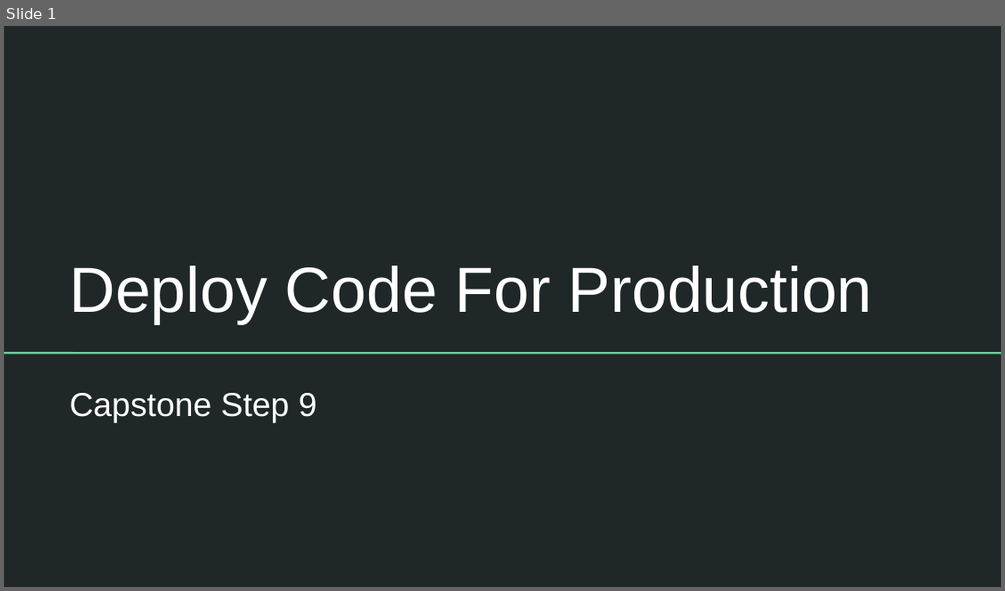
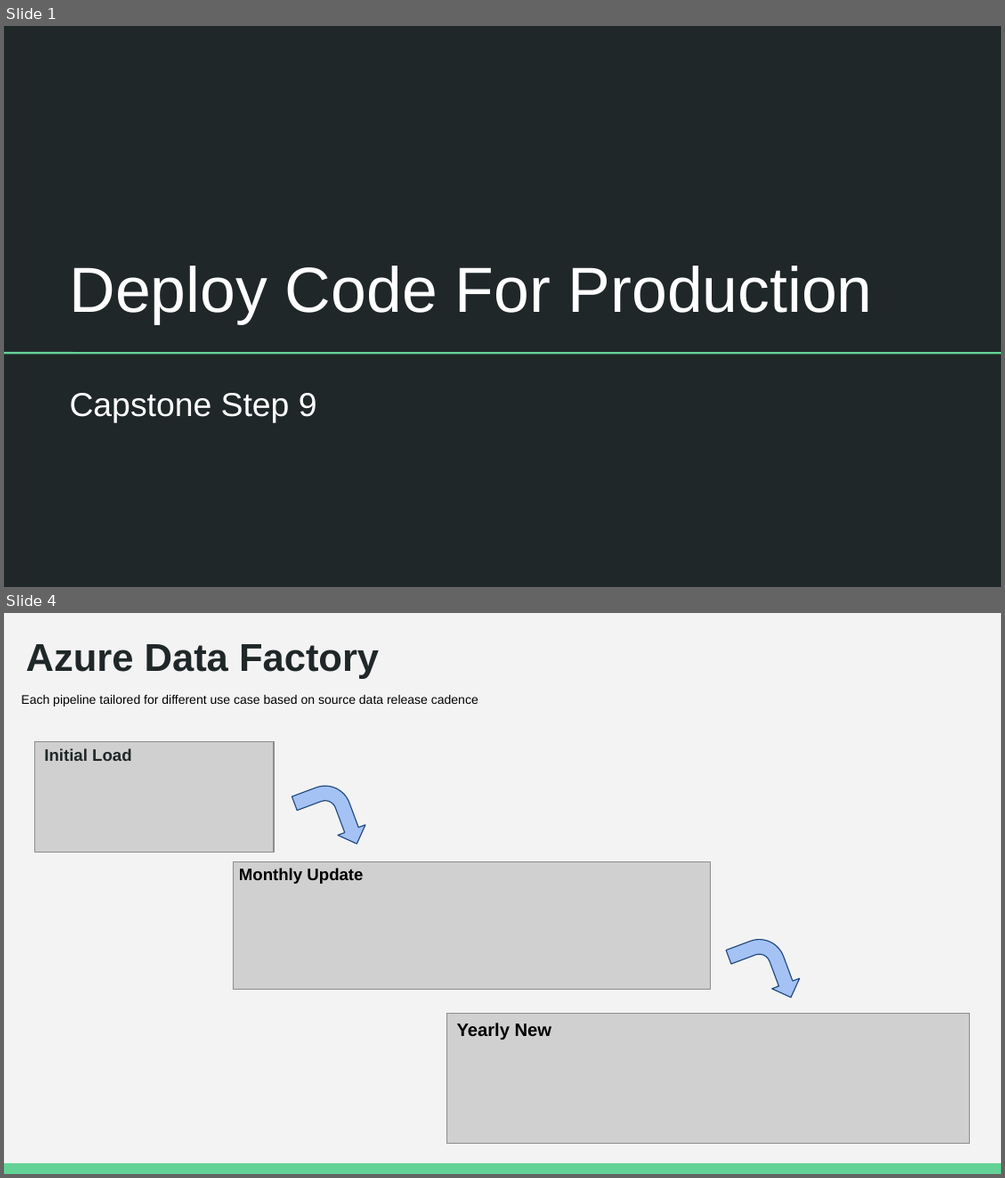
Before and after one commit to conner-mcnicholas/SevereWeatherDB, a slide deck: Step9/docs/DeployProduction.odp. Shown one above the other, each under a label of ours: slide 1 before the commit, slides 1 and 4 after it; the slides between them are not shown. The pictures are 1005x591 and 1005x1178 pixels, drawn with LibreOffice and Linux fonts; fonts in the diff are those of the drawing; grey boxes stand for pictures. Boxes give left, top, right and bottom in pixels: in the first picture for what was removed or moved away, otherwise in the second. Text is boxed around its words. In the diff, an @@ line names an element or a change of style, - is before the commit and + after.

```diff
--- a/Step9/docs/DeployProduction.odp
+++ b/Step9/docs/DeployProduction.odp
@@ slide 4 added at [4,613,1001,1174], background #F3F3F3 @@
@@ text added at [26,644,379,679], 28 pt, text #202729, bold @@
+Azure Data Factory
@@ text added at [21,695,478,706], 9 pt, text #000000 @@
+Each pipeline tailored for different use case based on source data release cadence
@@ picture added at [35,741,275,852] @@
@@ text added at [44,748,131,761], 12 pt, text #202729, bold @@
+Initial Load
@@ bent arrow added at [292,776,371,860], fill #A4C2F4, outline #1F497D 0.74 pt @@
@@ picture added at [234,862,711,989] @@
@@ text added at [239,868,363,884], 12 pt, text #000000, bold @@
+Monthly Update
@@ bent arrow added at [726,930,804,1013], fill #A4C2F4, outline #1F497D 0.74 pt @@
@@ picture added at [446,1013,969,1143] @@
@@ text added at [457,1022,552,1039], 13 pt, text #000000, bold @@
+Yearly New
@@ rectangle added at [4,1163,1001,1174], fill #63D297 @@
```
Also in this commit, not shown: 3 slides changed, 3 other slides added, 1 slide removed, 7 other files.
